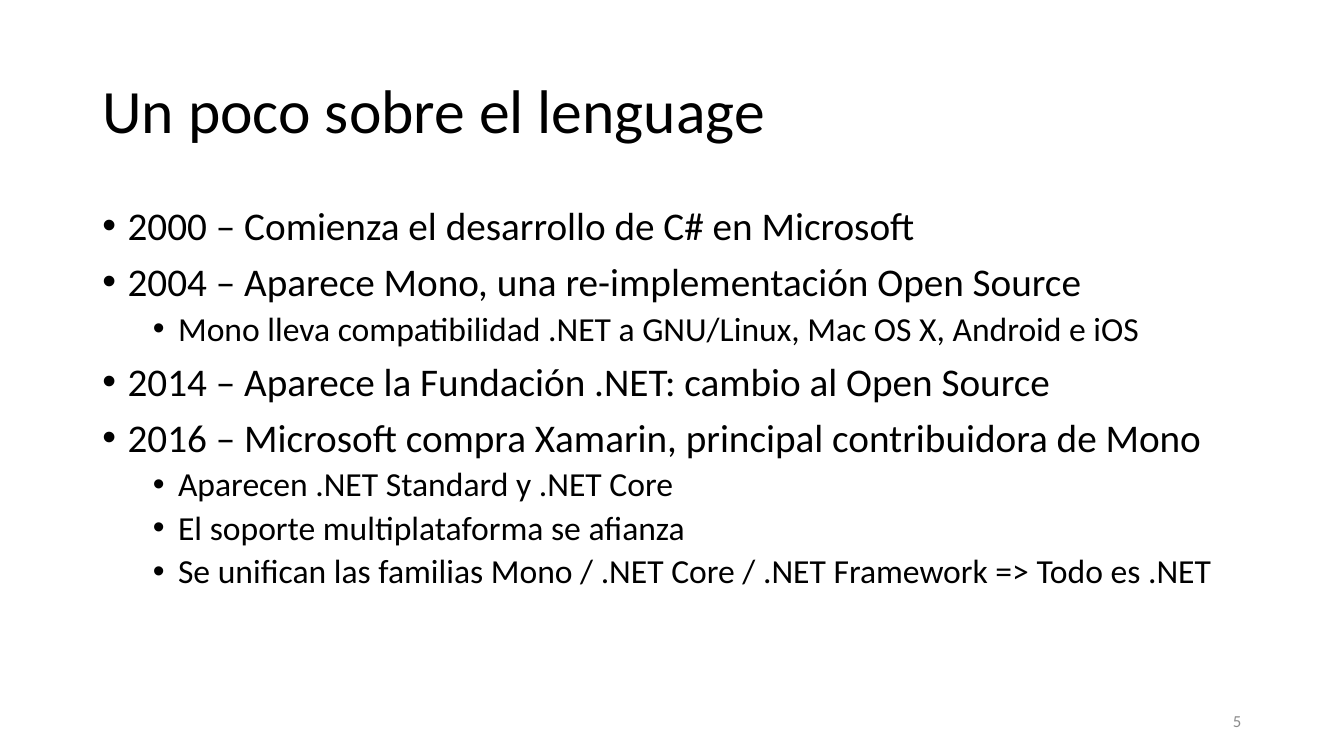
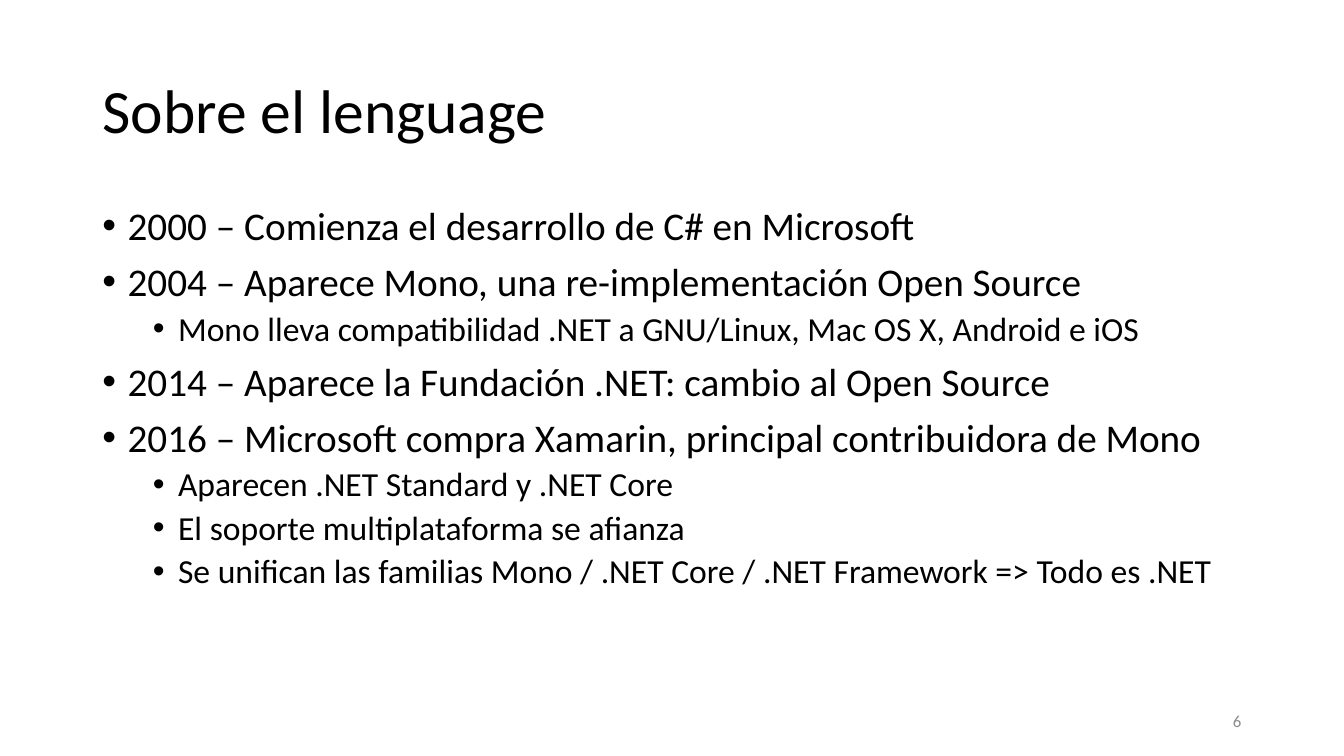
Before and after one commit to SergioLuis/hour-of-code-uva-2021, a slide deck: slide 6 of slides.pptx (slide 5 before the commit). Drawn at 1344x756 pixels with LibreOffice and Linux fonts; fonts in the diff are those of the drawing. Boxes give left, top, right and bottom in pixels: in the first picture for what was removed or moved away, otherwise in the second. Text is boxed around its words. In the diff, an @@ line names an element or a change of style, - is before the commit and + after.

```diff
--- a/slides.pptx
+++ b/slides.pptx
@@ title at bbox=[102, 90, 546, 144]: text changed @@
-Un poco sobre el lenguage
+Sobre el lenguage
@@ page number at bbox=[1233, 716, 1241, 727]: text changed @@
-5
+6
```
Also in this commit, not shown: 19 other slides changed, 26 slides added, 11 other files.
